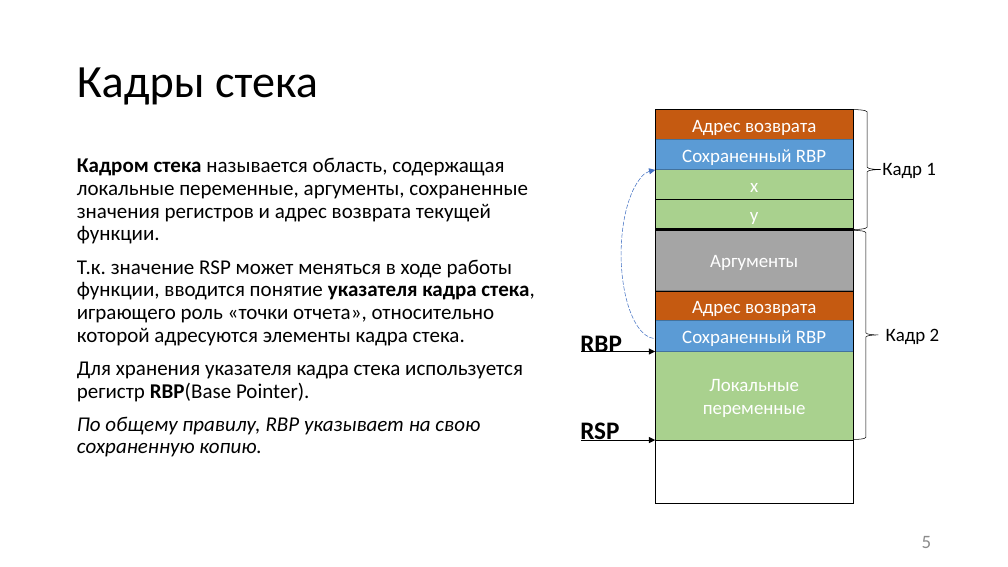
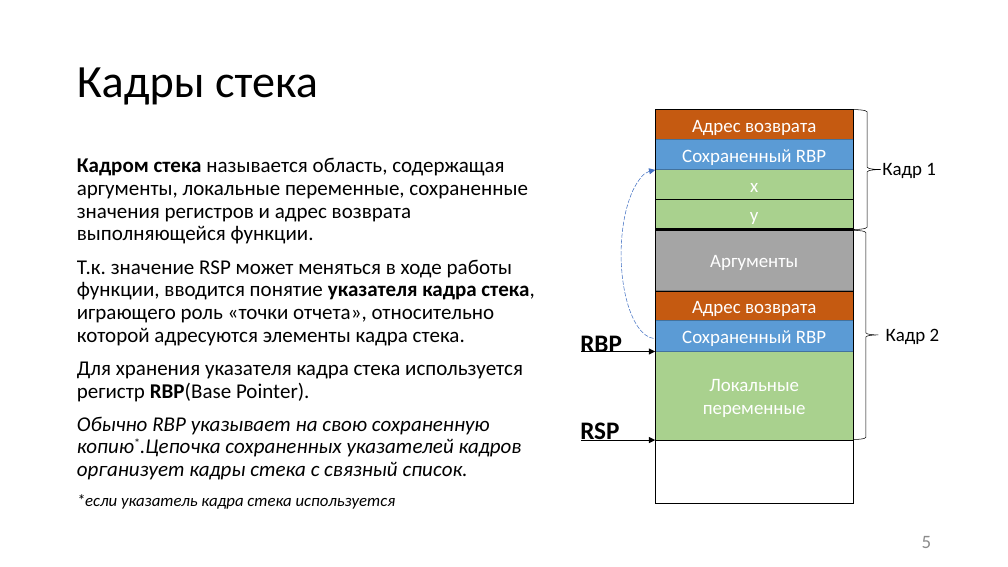
Before and after one commit to itsecd/low-level-programming, a slide deck: slide 5 of Lectures/3.Calling_conventions/Lecture3.pptx. Drawn at 1008x567 pixels with LibreOffice and Linux fonts; fonts in the diff are those of the drawing. Boxes give left, top, right and bottom in pixels: in the first picture for what was removed or moved away, otherwise in the second. Text is boxed around its words. In the diff, an @@ line names an element or a change of style, - is before the commit and + after.

```diff
--- a/Lectures/3.Calling_conventions/Lecture3.pptx
+++ b/Lectures/3.Calling_conventions/Lecture3.pptx
@@ text at bbox=[77, 157, 528, 244]: text changed @@
-Кадром стека называется область, содержащая локальные переменные, аргументы, сохраненные значения регистров и адрес возврата текущей функции.
+Кадром стека называется область, содержащая аргументы, локальные переменные, сохраненные значения регистров и адрес возврата выполняющейся функции.
@@ text at bbox=[77, 416, 522, 509]: text changed @@
-По общему правилу, RBP указывает на свою сохраненную копию.
+Обычно RBP указывает на свою сохраненную копию*.Цепочка сохраненных указателей кадров организует кадры стека с связный список.
+*если указатель кадра стека используется
```
Also in this commit, not shown: 17 other slides changed, 1 slide added, 9 other files.
